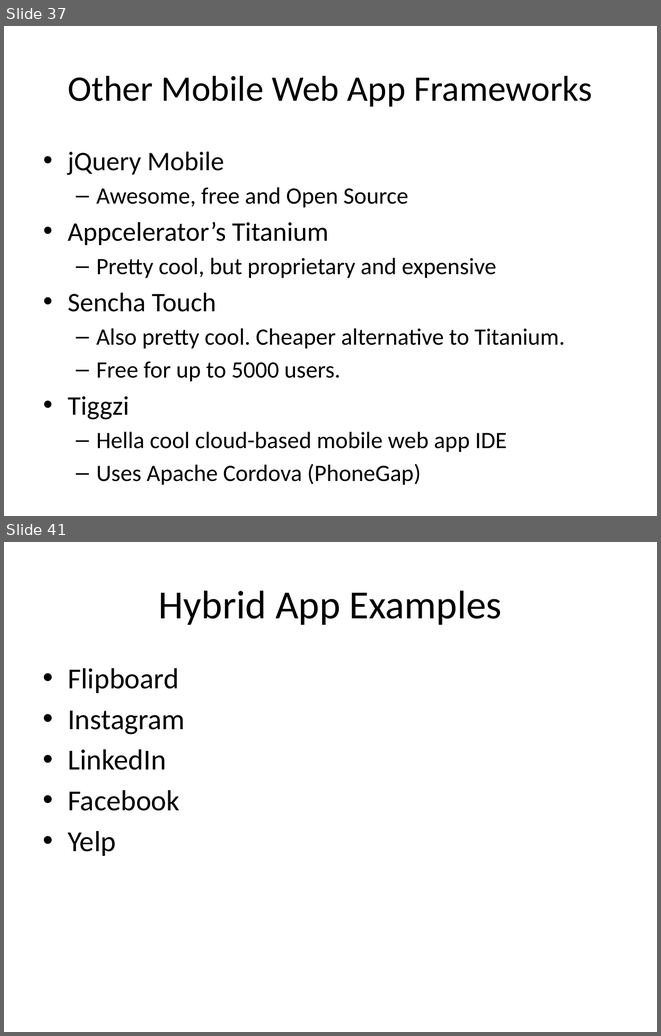
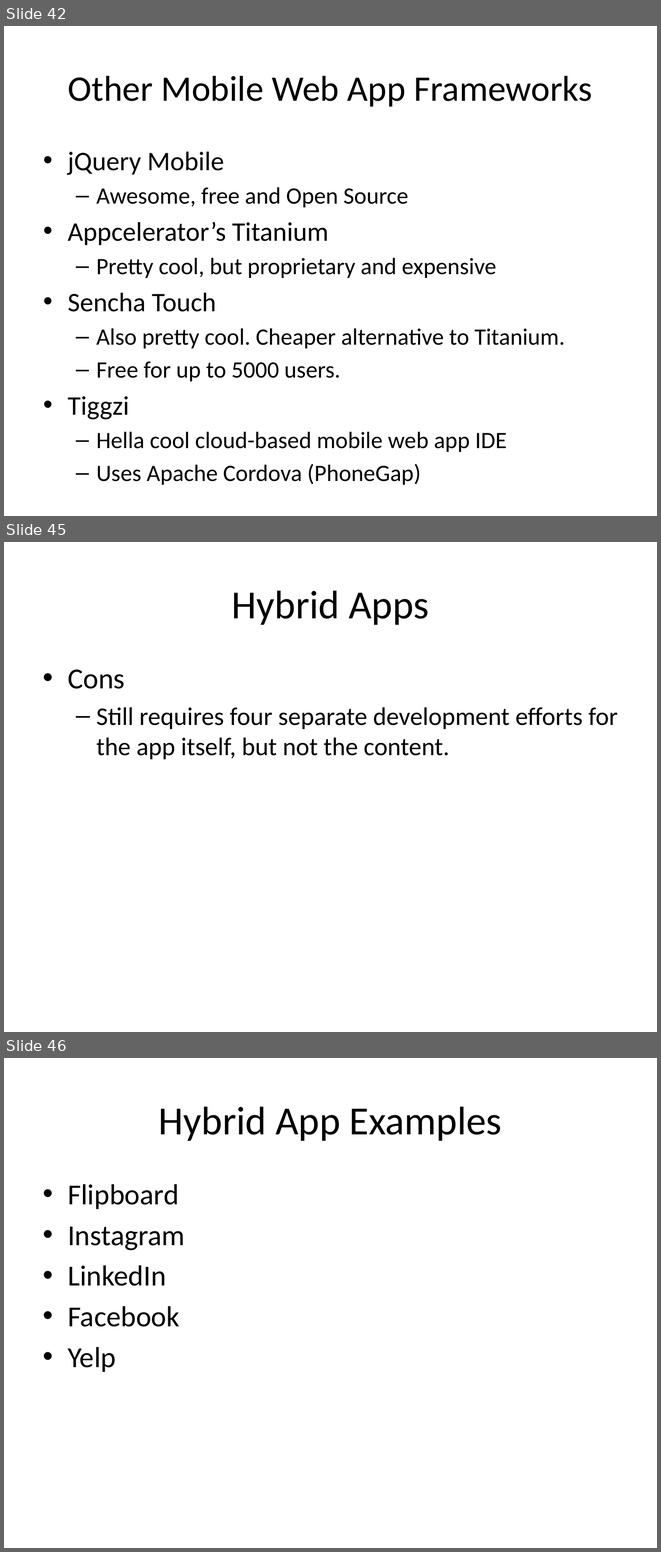
Before and after one commit to dayelostraco/SuperHappyDevDay, a slide deck: SHDD Mobile Presentation.pptx. Shown one above the other, each under a label of ours: slides 37 and 41 before the commit, slides 42, 45 and 46 after it; the slides between them are not shown. The pictures are 661x1036 and 661x1552 pixels, drawn with LibreOffice and Linux fonts; fonts in the diff are those of the drawing. Boxes give left, top, right and bottom in pixels: in the first picture for what was removed or moved away, otherwise in the second. Text is boxed around its words. In the diff, an @@ line names an element or a change of style, - is before the commit and + after.

Commit message:
updated presentation with cons for Hybrid apps

```diff
--- a/SHDD Mobile Presentation.pptx
+++ b/SHDD Mobile Presentation.pptx
@@ slide 45 added at (4, 542, 657, 1032), background #FFFFFF @@
@@ title added at (232, 590, 429, 625), 44 pt, text #000000 @@
+Hybrid Apps
@@ text added at (68, 669, 618, 759), 28 pt, text #000000 @@
+• Cons
+  – Still requires four separate development efforts for the app itself, but not the content.
@@ what was slide 37 is now slide 42 @@
@@ what was slide 41 is now slide 46 @@
```
Also in this commit, not shown: 20 slides changed, 6 other slides added, 1 slide removed.
